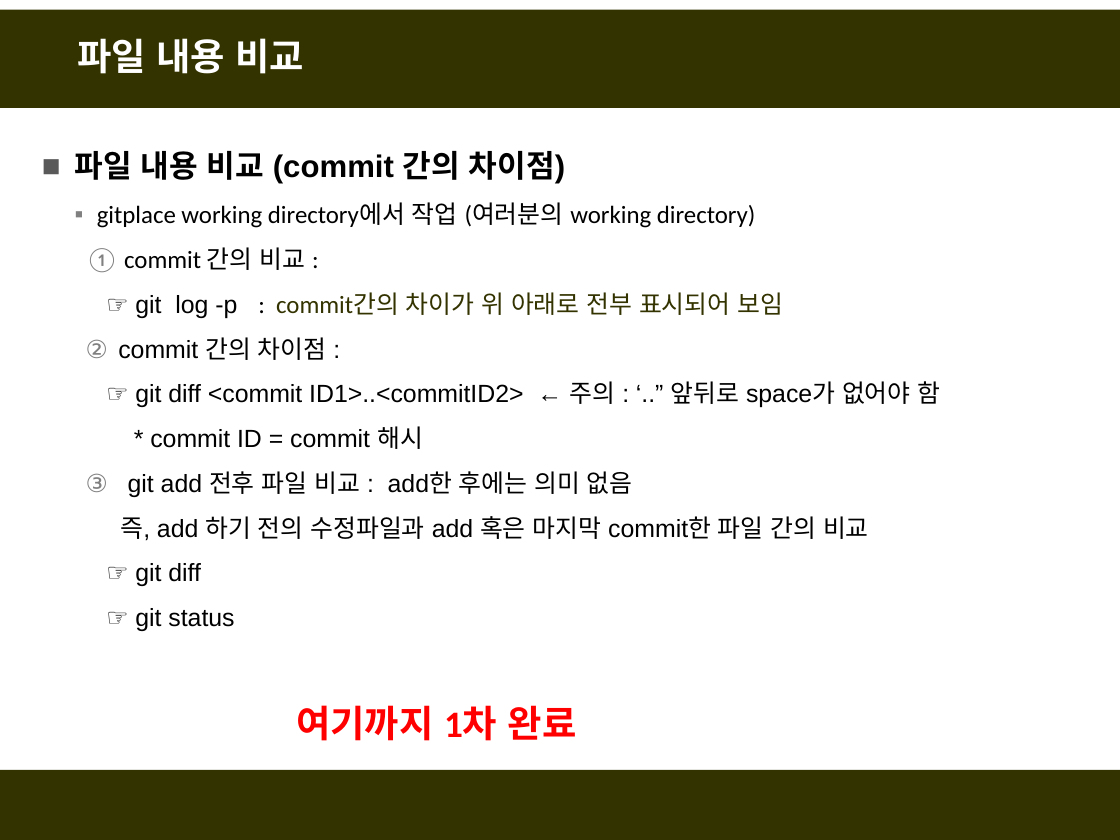
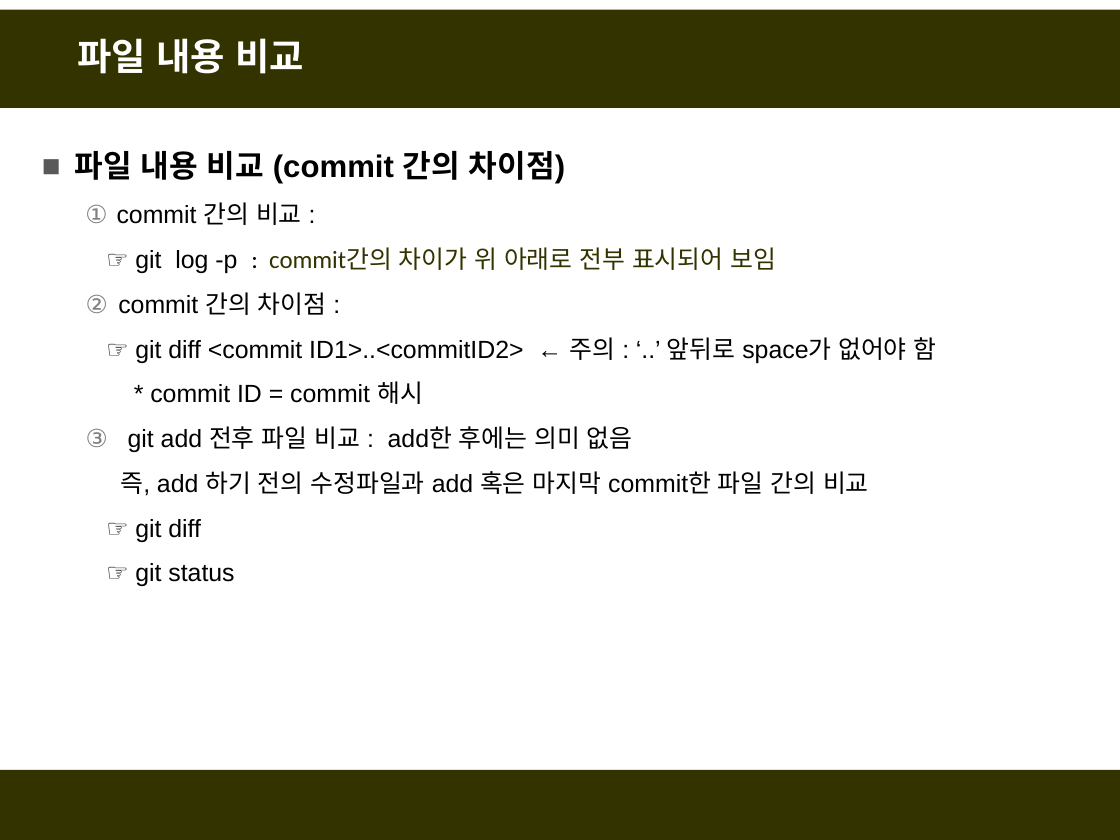
Before and after one commit to fasthill/github-lecture, a slide deck: slide 22 of git및github첫걸음.pptx (slide 20 before the commit). Drawn at 1120x840 pixels with LibreOffice and Linux fonts; fonts in the diff are those of the drawing. Boxes give left, top, right and bottom in pixels: in the first picture for what was removed or moved away, otherwise in the second. Text is boxed around its words. In the diff, an @@ line names an element or a change of style, - is before the commit and + after.

```diff
--- a/git및github첫걸음.pptx
+++ b/git및github첫걸음.pptx
@@ text at [97,202,756,228]: paragraph removed @@
-  ▪ gitplace working directory에서 작업 (여러분의 working directory)
@@ text at [117,202,302,225]: font Calibri to Arial in "commit 간의 비교 :"; indent changed @@
@@ text at [135,337,937,363]: text changed @@
-  ☞ git diff <commit ID1>..<commitID2> ← 주의 : ‘..” 앞뒤로 space가 없어야 함
+  ☞ git diff <commit ID1>..<commitID2> ← 주의 : ‘..’ 앞뒤로 space가 없어야 함
@@ text removed at [296,705,577,741] @@
-여기까지 1차 완료
```
Also in this commit, not shown: 12 other slides changed, 4 slides added.
